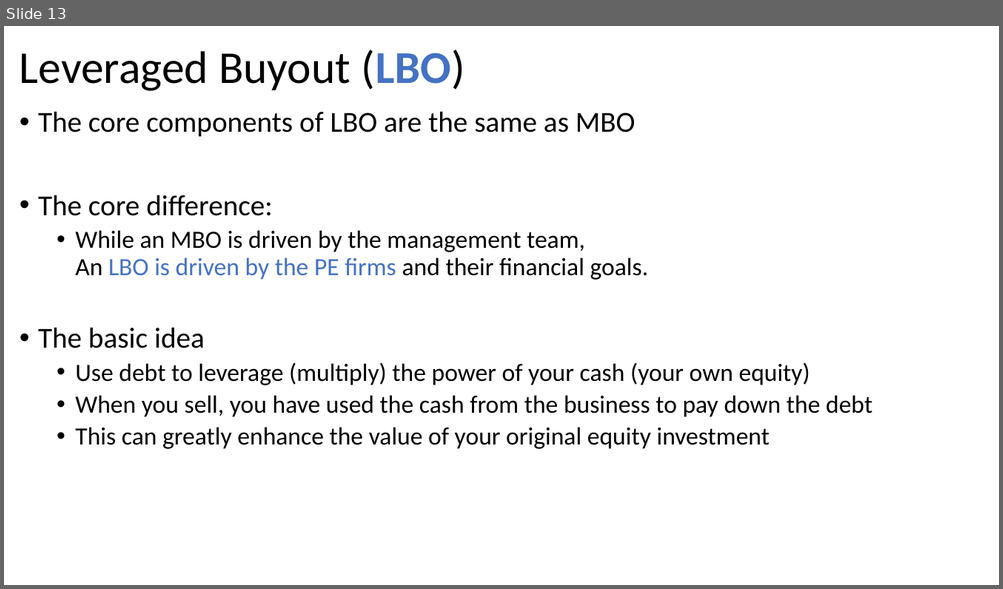
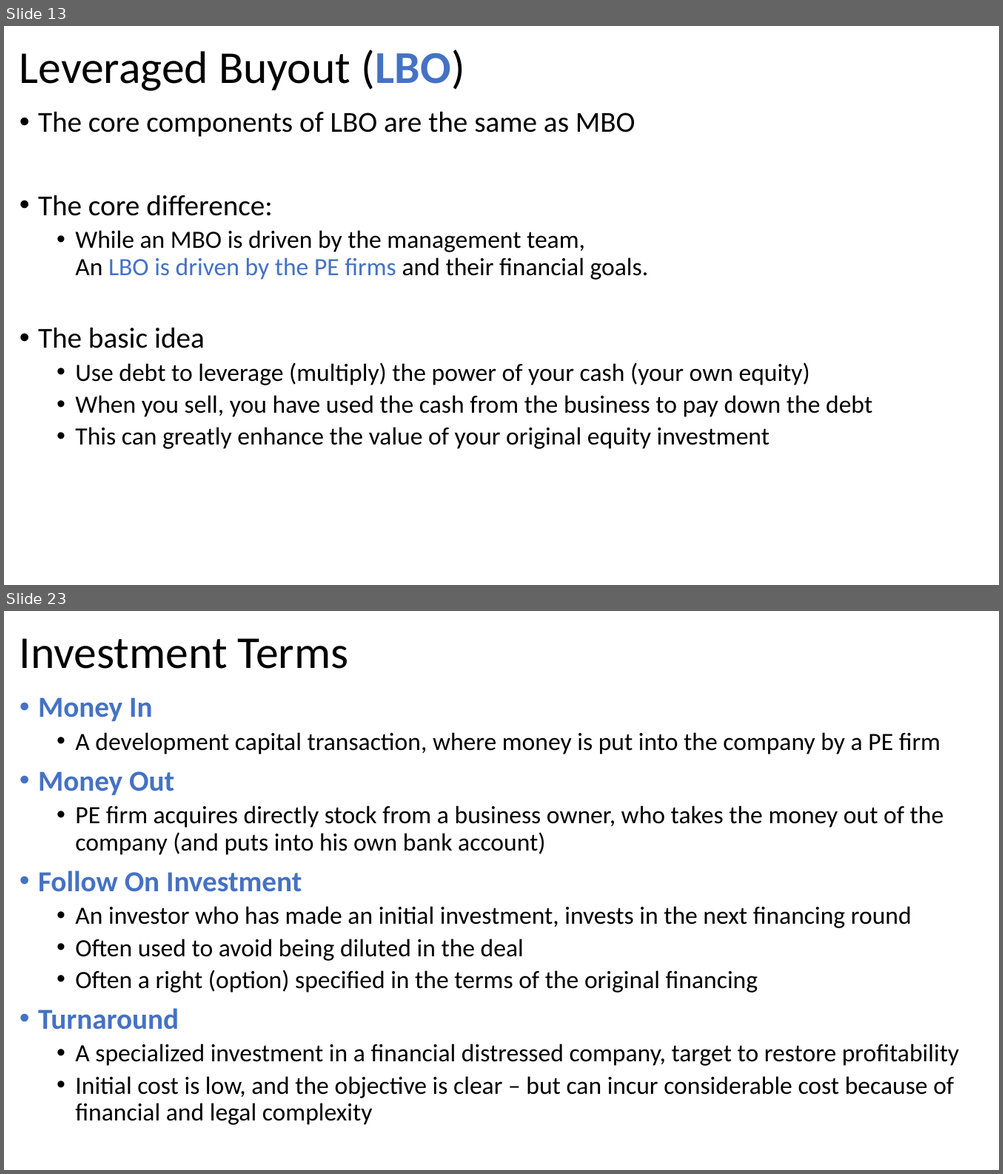
Before and after one commit to gowestyang/finance, a slide deck: (2021 John) Private Equity Finance/Presentation1.pptx. Shown one above the other, each under a label of ours: slide 13 before the commit, slides 13 and 23 after it; the slides between them are not shown. The pictures are 1003x589 and 1003x1174 pixels, drawn with LibreOffice and Linux fonts; fonts in the diff are those of the drawing. Boxes give left, top, right and bottom in pixels: in the first picture for what was removed or moved away, otherwise in the second. Text is boxed around its words. In the diff, an @@ line names an element or a change of style, - is before the commit and + after.

```diff
--- a/(2021 John) Private Equity Finance/Presentation1.pptx
+++ b/(2021 John) Private Equity Finance/Presentation1.pptx
@@ slide 23 added at (4, 611, 999, 1170), background #FFFFFF @@
@@ title added at (20, 638, 349, 669), 44 pt, text #000000 @@
+Investment Terms
@@ text added at (38, 698, 959, 1125), 24 pt, text #000000 @@
+• Money In
+  • A development capital transaction, where money is put into the company by a PE firm
+• Money Out
+  • PE firm acquires directly stock from a business owner, who takes the money out of the company (and puts into his own bank account)
+• Follow On Investment
+  • An investor who has made an initial investment, invests in the next financing round
+  • Often used to avoid being diluted in the deal
+  • Often a right (option) specified in the terms of the original financing
+• Turnaround
+  • A specialized investment in a financial distressed company, target to restore profitability
+  • Initial cost is low, and the objective is clear – but can incur considerable cost because of financial and legal complexity
```
Also in this commit, not shown: 2 slides changed, 9 other slides added.
